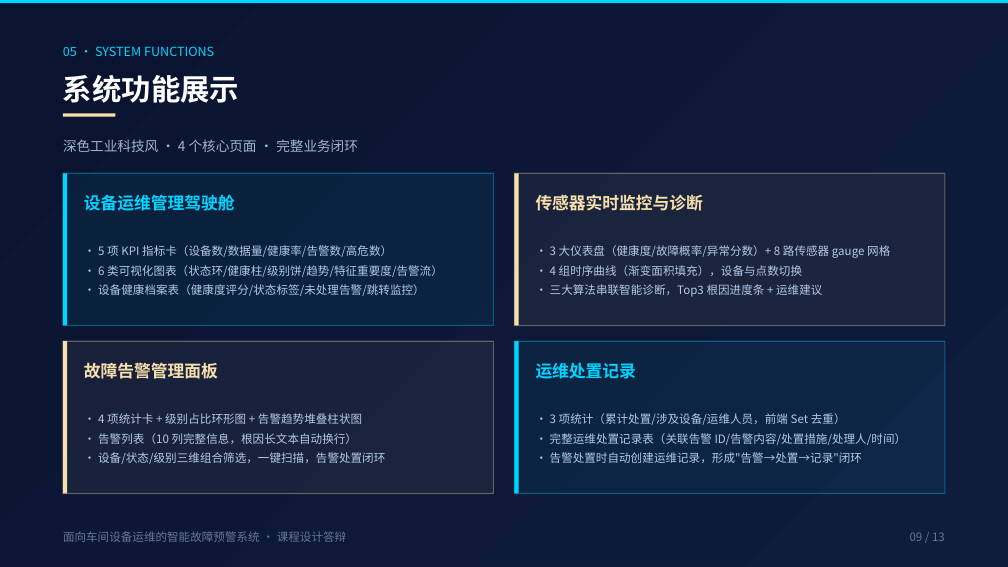
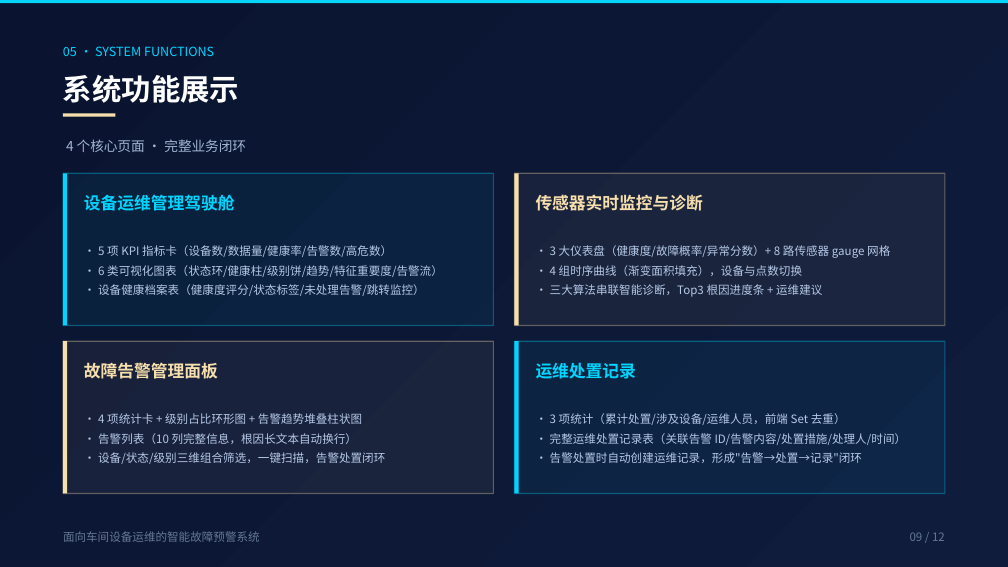
Before and after one commit to longbao1001/Vibecodingproject, a slide deck: slide 9 of 课程设计答辩PPT.pptx. Drawn at 1008x567 pixels with LibreOffice and Linux fonts; fonts in the diff are those of the drawing. Boxes give left, top, right and bottom in pixels: in the first picture for what was removed or moved away, otherwise in the second. Text is boxed around its words. In the diff, an @@ line names an element or a change of style, - is before the commit and + after.

```diff
--- a/课程设计答辩PPT.pptx
+++ b/课程设计答辩PPT.pptx
@@ text at [66,139,246,152]: text changed @@
-深色工业科技风 · 4 个核心页面 · 完整业务闭环
+4 个核心页面 · 完整业务闭环
@@ text at [63,531,260,542]: text changed @@
-面向车间设备运维的智能故障预警系统 · 课程设计答辩
+面向车间设备运维的智能故障预警系统
```
Also in this commit, not shown: 11 other slides changed, 1 slide removed, 3 other files.
